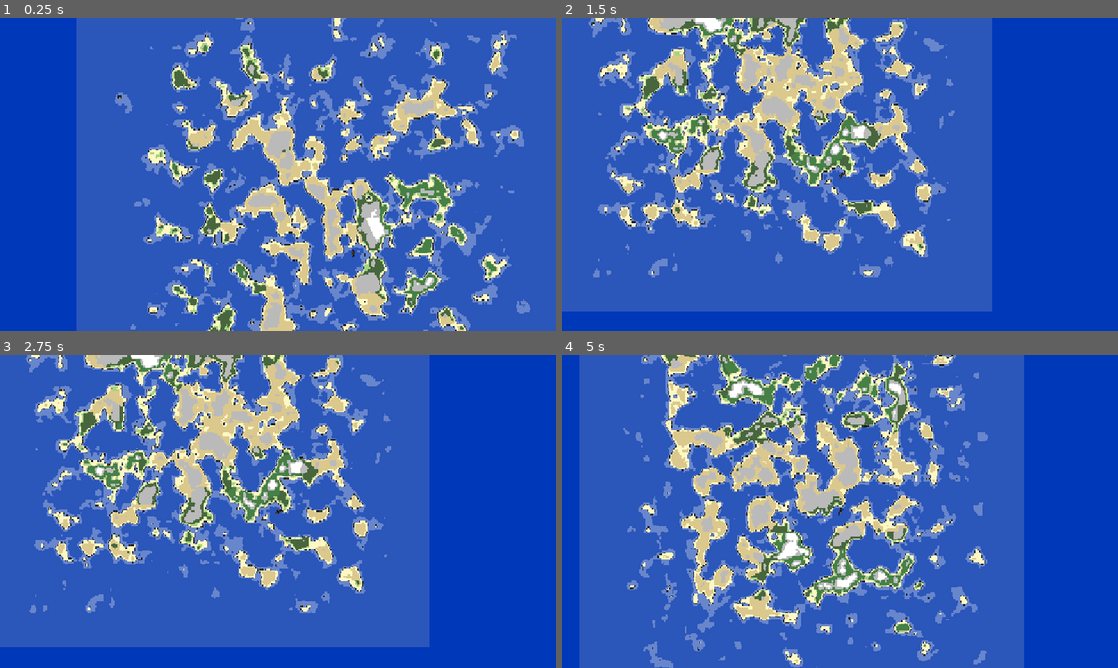
Above: before the commit, frames 1-4 (two rows, left to right).
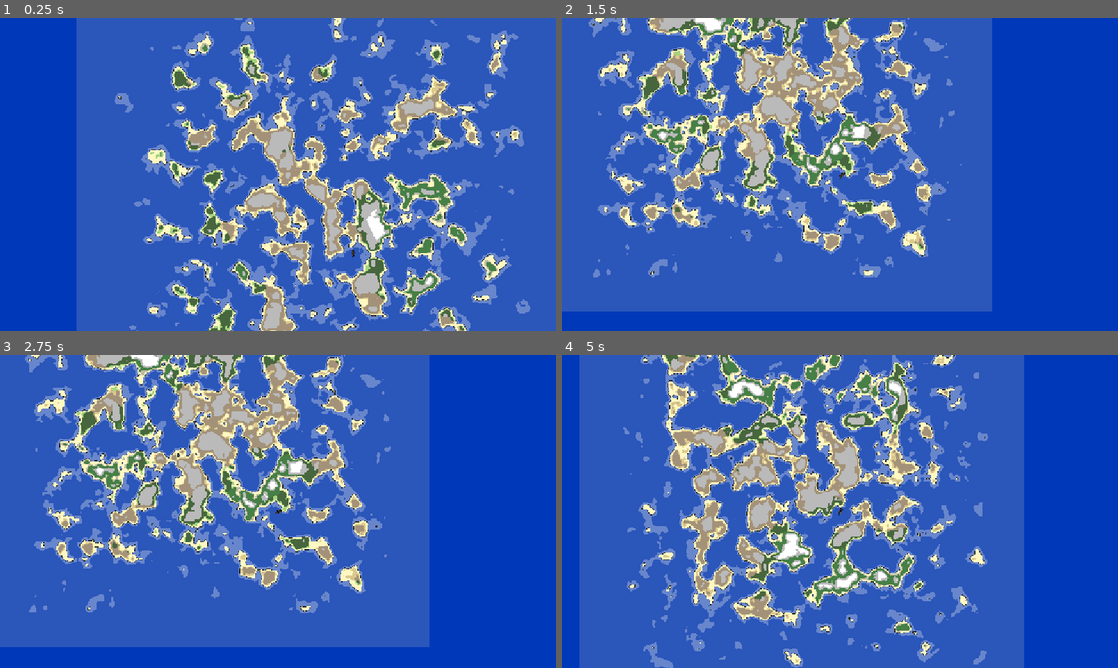
Above: after the commit, the same moments.

Repository: jhaakma/island-generator
Game: Godot game, scene res://Scenes/Main/Main.tscn
Two runs of this game, one before a commit and one after it. Both use one fixed random seed, a clock stepped at 60 frames per second and the inputs below.
Inputs (mouse positions are in pixels of both pictures, inside the frame that each line leads up to):
- Up to frame 1 (0.25 s): no input
- Up to frame 2 (1.5 s): tap Enter (ui_accept) at 0.5, 0.77 s; move the mouse to (962, 158) at 0.52 s; hold D (turn_right) 0.53-1.25 s; tap Mouse wheel down (scroll_down) at 0.6 s; click (962, 158) at 0.67 s; drag from (728, 190) to (812, 237) at 1.27 s
- Up to frame 3 (2.75 s): move the mouse to (333, 442) at 2.02 s; hold D (turn_right) from 2.03 s (still down); hold Shift from 2.03 s (still down)
- Up to frame 4 (5 s): release D (turn_right) at 2.75 s; release Shift at 2.75 s; drag from (812, 574) to (673, 464) at 2.77 s; tap Enter (ui_accept) at 3.5, 3.77 s; move the mouse to (1006, 558) at 3.52 s; hold A (turn_left) 3.53-4.25 s; tap Z at 3.6 s; drag from (673, 464) to (756, 433) at 4.27 s

The runs differ from the first frame. In frame 1, 8.0% of the frame differs, in the area x 20-96%, y 0-100%; in frame 2, 6.8%; in frame 3, 6.9%; in frame 4, 7.8%.

Commit message:
Fix biome viewer, add desert cliffs biome

Diff:
--- a/Debug/BiomeGraph.tscn
+++ b/Debug/BiomeGraph.tscn
@@ -1,7 +1,26 @@
-[gd_scene load_steps=2 format=3]
+[gd_scene load_steps=14 format=3 uid="uid://l0hkeka8rgj4"]
 
-[ext_resource type="Script" path="res://Debug/biome_graph.gd" id="1"]
+[ext_resource type="Script" uid="uid://c5xmoya45xs8d" path="res://Debug/biome_graph.gd" id="1"]
+[ext_resource type="Script" uid="uid://d2ubhr7dafolu" path="res://IslandGeneration/Biomes/Biome.gd" id="2_vnk00"]
+[ext_resource type="Resource" uid="uid://8dwytago3qxw" path="res://IslandGeneration/Biomes/Beach.tres" id="3_4alno"]
+[ext_resource type="Resource" uid="uid://nku6nbo0ciyq" path="res://IslandGeneration/Biomes/DeepOcean.tres" id="4_qvu8b"]
+[ext_resource type="Resource" uid="uid://c1rt40fnrebe8" path="res://IslandGeneration/Biomes/Desert.tres" id="5_14nsj"]
+[ext_resource type="Resource" uid="uid://ba7rwny00d5wn" path="res://IslandGeneration/Biomes/Forest.tres" id="6_3fbs3"]
+[ext_resource type="Resource" uid="uid://da6hen83kaoyg" path="res://IslandGeneration/Biomes/Grass.tres" id="7_pyun0"]
+[ext_resource type="Resource" uid="uid://b3e32vbtdful2" path="res://IslandGeneration/Biomes/Jungle.tres" id="8_2qokw"]
+[ext_resource type="Resource" uid="uid://ckud58t81tgw6" path="res://IslandGeneration/Biomes/Mountains.tres" id="9_fqgij"]
+[ext_resource type="Resource" uid="uid://dcy0deb03fpni" path="res://IslandGeneration/Biomes/Ocean.tres" id="10_cgy0j"]
+[ext_resource type="Resource" uid="uid://brrc8aio052ah" path="res://IslandGeneration/Biomes/DesertCliffs.tres" id="11_4alno"]
+[ext_resource type="Resource" uid="uid://bhxt3clrg3ljb" path="res://IslandGeneration/Biomes/Snow.tres" id="11_wgpx6"]
+[ext_resource type="Resource" uid="uid://dbsn260a0rdce" path="res://IslandGeneration/Biomes/Tundra.tres" id="12_m2jtq"]
 
-[node name="BiomeGraph" type="BiomeGraph"]
+[node name="BiomeGraph" type="Control"]
+layout_mode = 3
+anchors_preset = 0
+offset_right = 240.0
+offset_bottom = 240.0
 script = ExtResource("1")
-size = Vector2(240, 240)
+biomes = Array[ExtResource("2_vnk00")]([ExtResource("4_qvu8b"), ExtResource("10_cgy0j"), ExtResource("3_4alno"), ExtResource("7_pyun0"), ExtResource("12_m2jtq"), ExtResource("5_14nsj"), ExtResource("6_3fbs3"), ExtResource("8_2qokw"), ExtResource("11_4alno"), ExtResource("9_fqgij"), ExtResource("11_wgpx6")])
+margin = 26.17
+metadata/_custom_type_script = "uid://c5xmoya45xs8d"
+metadata/_edit_horizontal_guides_ = [133.0]
--- a/Debug/biome_graph.gd
+++ b/Debug/biome_graph.gd
@@ -1,24 +1,52 @@
+@tool
 extends Control
 class_name BiomeGraph
 
-@export var biomes: Array[Biome] = []
-@export var graph_size: Vector2 = Vector2(200, 200)
-@export var margin: float = 20.0
-@export var axis_color: Color = Color.WHITE
-@export var circle_radius: float = 6.0
+@export var biomes: Array[Biome] = []:
+    set(value):
+        biomes = value
+        queue_redraw()
+
+@export var graph_size: Vector2 = Vector2(200, 200):
+    set(value):
+        graph_size = value
+        queue_redraw()
+
+@export_range(0.0, 50.0) var margin: float = 20.0:
+    set(value):
+        margin = value
+        queue_redraw()
+
+@export var axis_color: Color = Color.WHITE:
+    set(value):
+        axis_color = value
+        queue_redraw()
+
 
 func _ready() -> void:
-    update()
+
+
+    queue_redraw()
 
 func _draw() -> void:
+    #Sort biomes by min_height
+    biomes.sort_custom(func(a, b):
+        return a.min_height < b.min_height)
+
     var origin: Vector2 = Vector2(margin, graph_size.y + margin)
     draw_line(origin, origin + Vector2(graph_size.x, 0), axis_color)
     draw_line(origin, origin - Vector2(0, graph_size.y), axis_color)
-    for biome in biomes:
+    for i in range(biomes.size()):
+        var biome = biomes[i]
         if biome == null:
             continue
-        var x: float = remap(biome.min_height, -1.0, 1.0, 0.0, graph_size.x)
-        var avg_temp: float = (biome.min_temperature + biome.max_temperature) / 2.0
-        var y: float = remap(avg_temp, 0.0, 1.0, graph_size.y, 0.0)
-        var pos: Vector2 = origin + Vector2(x, -y)
-        draw_circle(pos, circle_radius, biome.color)
+        var min_height = biome.min_height
+        var max_height = 1.0
+        # Map biome height and temperature ranges to graph coordinates
+        var y0: float = remap(min_height, -1.0, 1.0, 0.0, graph_size.x)
+        var y1: float = remap(max_height, -1.0, 1.0, 0.0, graph_size.x)
+        var x0: float = remap(biome.min_temperature, 0.0, 1.0, graph_size.y, 0.0)
+        var x1: float = remap(biome.max_temperature, 0.0, 1.0, graph_size.y, 0.0)
+        var rect_pos: Vector2 = origin + Vector2(x0, -y1)
+        var rect_size: Vector2 = Vector2(x1 - x0, y1 - y0)
+        draw_rect(Rect2(rect_pos, rect_size), biome.color, true)
--- /dev/null
+++ b/IslandGeneration/Biomes/DesertCliffs.tres
@@ -0,0 +1,16 @@
+[gd_resource type="Resource" script_class="Biome" load_steps=2 format=3 uid="uid://brrc8aio052ah"]
+
+[ext_resource type="Script" uid="uid://d2ubhr7dafolu" path="res://IslandGeneration/Biomes/Biome.gd" id="1_b34br"]
+
+[resource]
+script = ExtResource("1_b34br")
+biome_id = "desert_cliffs"
+name = "Desert Cliffs"
+min_height = 0.3
+color = Color(0.64, 0.57344, 0.4736, 1)
+is_land = true
+layer_index = 0
+terrain_id = 0
+min_temperature = 0.5
+max_temperature = 1.0
+metadata/_custom_type_script = "uid://d2ubhr7dafolu"
--- a/IslandGeneration/Biomes/Tundra.tres
+++ b/IslandGeneration/Biomes/Tundra.tres
@@ -8,7 +8,7 @@
 biome_id = "tundra"
 name = "Tundra"
 min_height = 0.2
-color = Color(0.69046, 0.79, 0.5688, 1)
+color = Color(0.74, 0.733093, 0.6364, 1)
 is_land = true
 layer_index = 1
 tile_set = ExtResource("2_tileset")
--- a/IslandGeneration/Generators/SimpleIsland.tres
+++ b/IslandGeneration/Generators/SimpleIsland.tres
@@ -15,6 +15,7 @@
 [ext_resource type="Resource" uid="uid://b3e32vbtdful2" path="res://IslandGeneration/Biomes/Jungle.tres" id="11_jungle"]
 [ext_resource type="Script" uid="uid://dqq55tsdtdqnk" path="res://IslandGeneration/NoisePasses/NoisePass.gd" id="12_3ptso"]
 [ext_resource type="Resource" uid="uid://dbsn260a0rdce" path="res://IslandGeneration/Biomes/Tundra.tres" id="12_tundra"]
+[ext_resource type="Resource" uid="uid://brrc8aio052ah" path="res://IslandGeneration/Biomes/DesertCliffs.tres" id="12_uw2in"]
 [ext_resource type="Script" uid="uid://77iwvi5bg5o6" path="res://IslandGeneration/world_map_generator.gd" id="13_uw2in"]
 
 [sub_resource type="Resource" id="Resource_3ptso"]
@@ -64,6 +65,6 @@
 [resource]
 script = ExtResource("5_y5f7j")
 map_generator = SubResource("Resource_uw2in")
-biomes = Array[ExtResource("1_0eovp")]([ExtResource("2_3gifj …(184 unchanged characters)… e("11_jungle"), ExtResource("12_tundra")])
+biomes = Array[ExtResource("1_0eovp")]([ExtResource("2_3gifj …(184 unchanged characters)… e("11_jungle"), ExtResource("12_tundra"), ExtResource("12_uw2in")])
 modifiers = Array[ExtResource("3_u1c4c")]([SubResource("Resource_5ci8a")])
 metadata/_custom_type_script = "uid://xk42ray1r42m"
--- a/Scenes/Main/Main.tscn
+++ b/Scenes/Main/Main.tscn
@@ -20,9 +20,9 @@
 [sub_resource type="ShaderMaterial" id="ShaderMaterial_4vhfm"]
 shader = ExtResource("5_7npjy")
 shader_parameter/outline_color_multi = 0.2
-shader_parameter/outline_thickness = 0.1
+shader_parameter/outline_thickness = 0.085
 shader_parameter/biome_count = 0
-shader_parameter/pixel_size = 1.0
+shader_parameter/pixel_size = 0.435
 
 [node name="Node2D" type="Node2D"]
 
Not shown: 1 places in IslandGeneration/Generators/SimpleIsland.tres that only renumber resources
